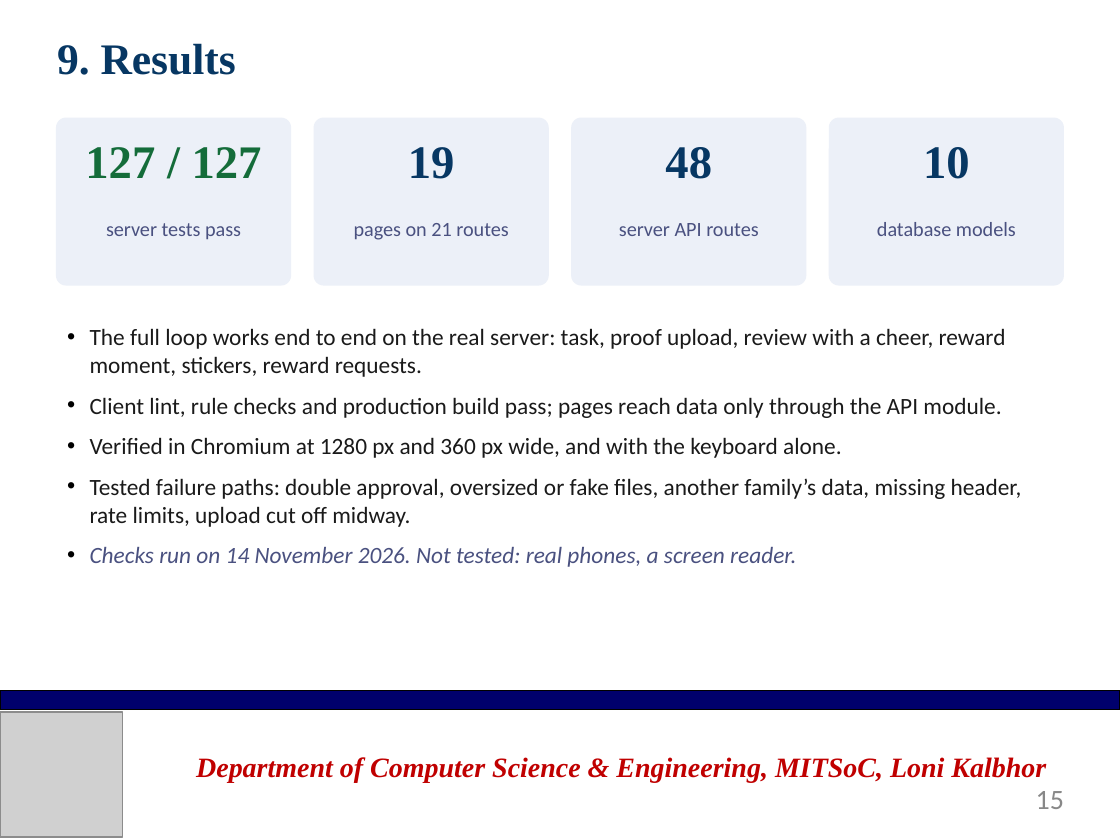
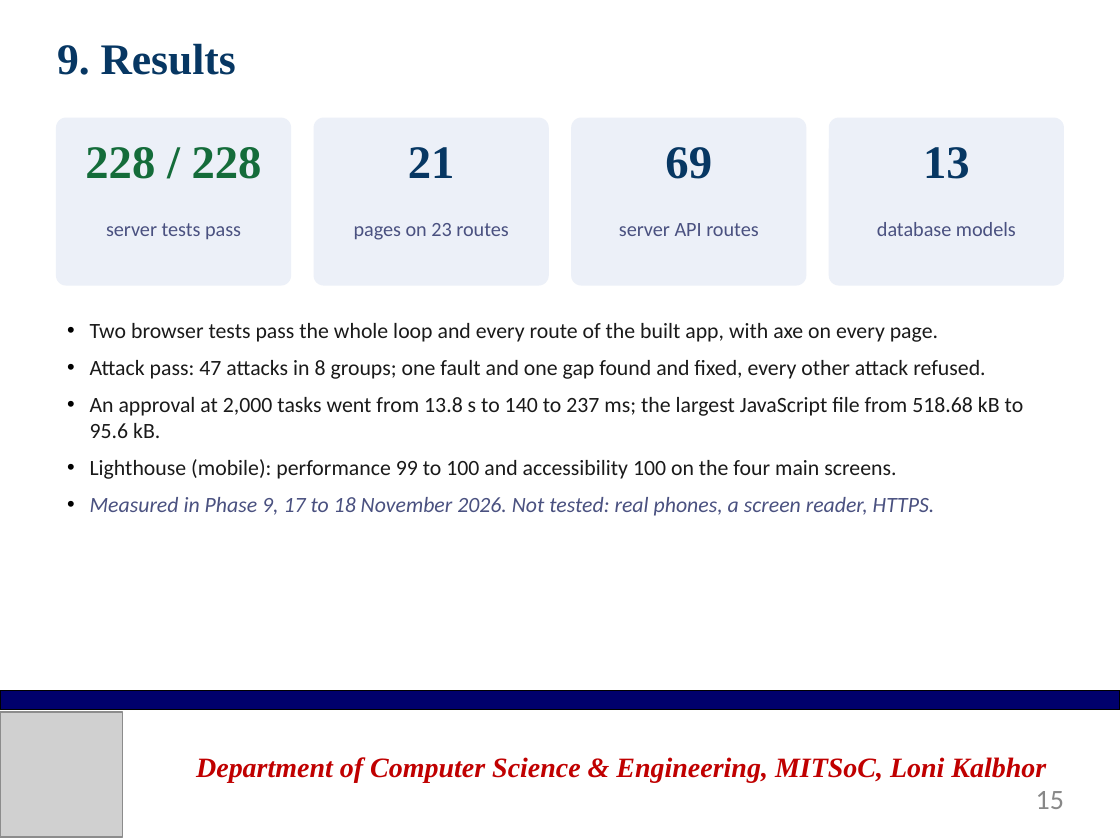
Before and after one commit to asce999/GrowKid, a slide deck: slide 15 of Documentation/Presentation/GrowKid-Final-Presentation.pptx. Drawn at 1120x840 pixels with LibreOffice and Linux fonts; fonts in the diff are those of the drawing; grey boxes stand for pictures; background and template pictures are left out. Boxes give left, top, right and bottom in pixels: in the first picture for what was removed or moved away, otherwise in the second. Text is boxed around its words. In the diff, an @@ line names an element or a change of style, - is before the commit and + after.

```diff
--- a/Documentation/Presentation/GrowKid-Final-Presentation.pptx
+++ b/Documentation/Presentation/GrowKid-Final-Presentation.pptx
@@ text at (85, 147, 262, 179): text changed @@
-127 / 127
+228 / 228
@@ text at (408, 147, 455, 178): text changed @@
-19
+21
@@ text at (665, 147, 712, 179): text changed @@
-48
+69
@@ text at (923, 147, 970, 179): text changed @@
-10
+13
@@ text at (354, 223, 508, 240): text changed @@
-pages on 21 routes
+pages on 23 routes
@@ text at (90, 323, 1024, 516): text changed; size 15 to 14 pt @@
-• The full loop works end to end on the real server: task, proof upload, review with a cheer, reward moment, stickers, reward requests.
-• Client lint, rule checks and production build pass; pages reach data only through the API module.
-• Verified in Chromium at 1280 px and 360 px wide, and with the keyboard alone.
-• Tested failure paths: double approval, oversized or fake files, another family’s data, missing header, rate limits, upload cut off midway.
-• Checks run on 14 November 2026. Not tested: real phones, a screen reader.
+• Two browser tests pass the whole loop and every route of the built app, with axe on every page.
+• Attack pass: 47 attacks in 8 groups; one fault and one gap found and fixed, every other attack refused.
+• An approval at 2,000 tasks went from 13.8 s to 140 to 237 ms; the largest JavaScript file from 518.68 kB to 95.6 kB.
+• Lighthouse (mobile): performance 99 to 100 and accessibility 100 on the four main screens.
+• Measured in Phase 9, 17 to 18 November 2026. Not tested: real phones, a screen reader, HTTPS.
```
Also in this commit, not shown: 10 other slides changed, 13 other files.
